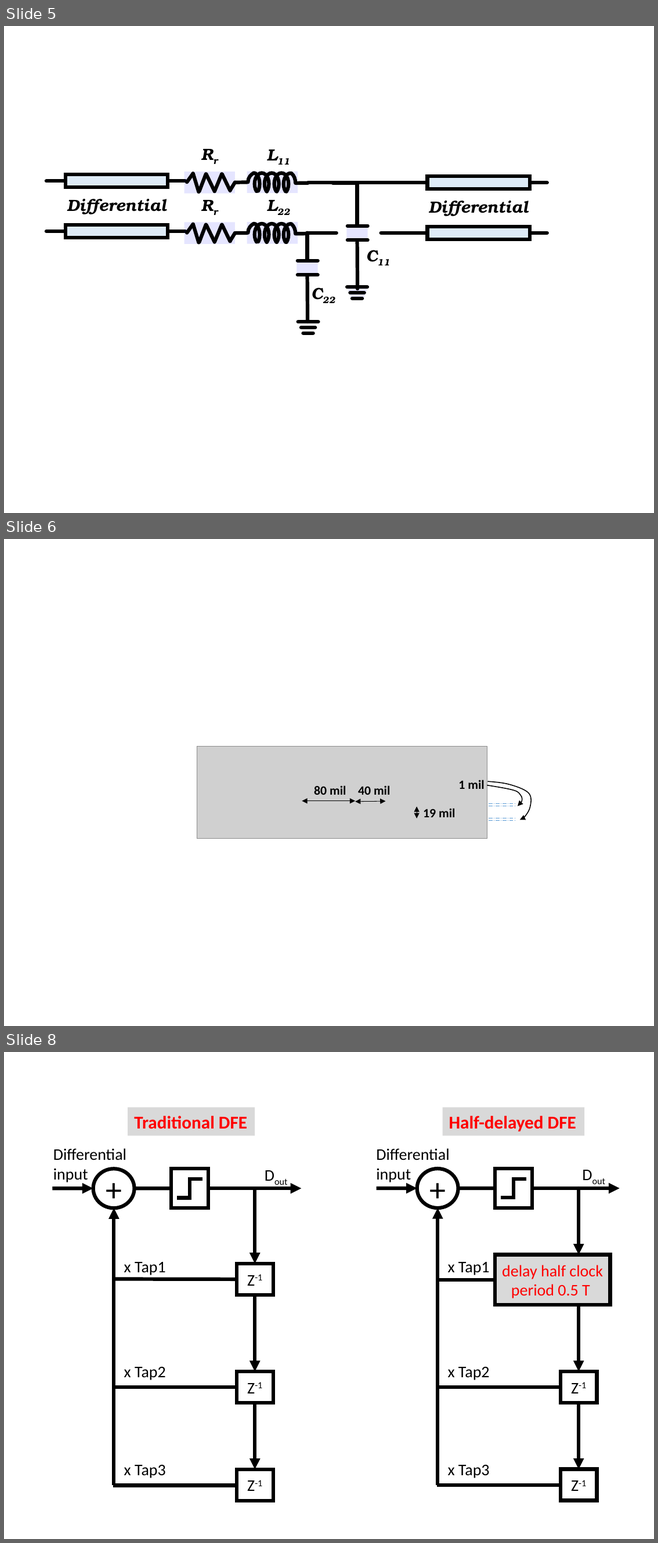
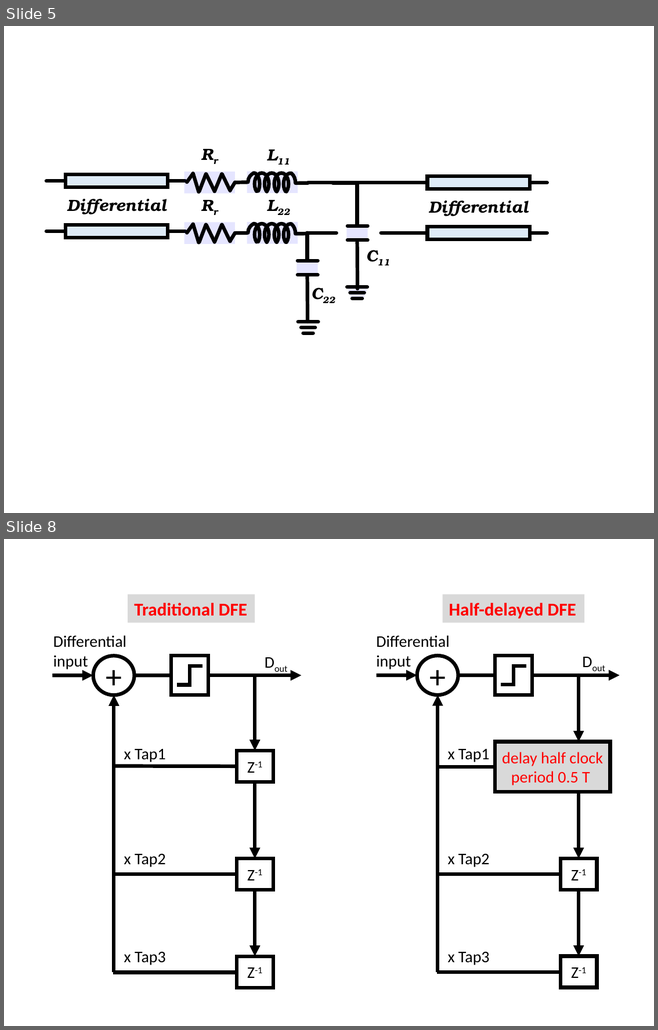
Before and after one commit to cpcqrt/ece546_hssl, a slide deck: latex_report/Design Picture.pptx. Shown one above the other, each under a label of ours: slides 5, 6 and 8 before the commit, slides 5 and 8 after it; the slides between them are not shown. The pictures are 658x1543 and 658x1030 pixels, drawn with LibreOffice and Linux fonts; fonts in the diff are those of the drawing; grey boxes stand for pictures. Boxes give left, top, right and bottom in pixels: in the first picture for what was removed or moved away, otherwise in the second. Text is boxed around its words. In the diff, an @@ line names an element or a change of style, - is before the commit and + after.

```diff
--- a/latex_report/Design Picture.pptx
+++ b/latex_report/Design Picture.pptx
@@ slide 6 removed at bbox=[4, 539, 654, 1026], background #FFFFFF @@
@@ picture removed at bbox=[197, 746, 487, 838] @@
@@ text removed at bbox=[458, 780, 484, 789] @@
-1 mil
@@ freeform shape removed at bbox=[487, 781, 531, 820] @@
@@ text removed at bbox=[314, 785, 346, 795] @@
-80 mil
@@ text removed at bbox=[358, 785, 390, 799] @@
-40 mil
@@ freeform shape removed at bbox=[487, 785, 522, 806] @@
@@ double arrow removed from (355, 801) to (302, 801) @@
@@ double arrow removed from (385, 801) to (355, 801) @@
@@ double arrow removed from (416, 806) to (416, 819) @@
@@ text removed at bbox=[423, 808, 455, 817] @@
-19 mil
@@ line removed from (489, 804) to (516, 804) @@
@@ line removed from (489, 806) to (516, 806) @@
@@ line removed from (489, 819) to (516, 819) @@
@@ line removed from (489, 821) to (516, 821) @@
```
Also in this commit, not shown: 1 slide changed, 2 slides added, 1 other slide removed, 3 other files.
